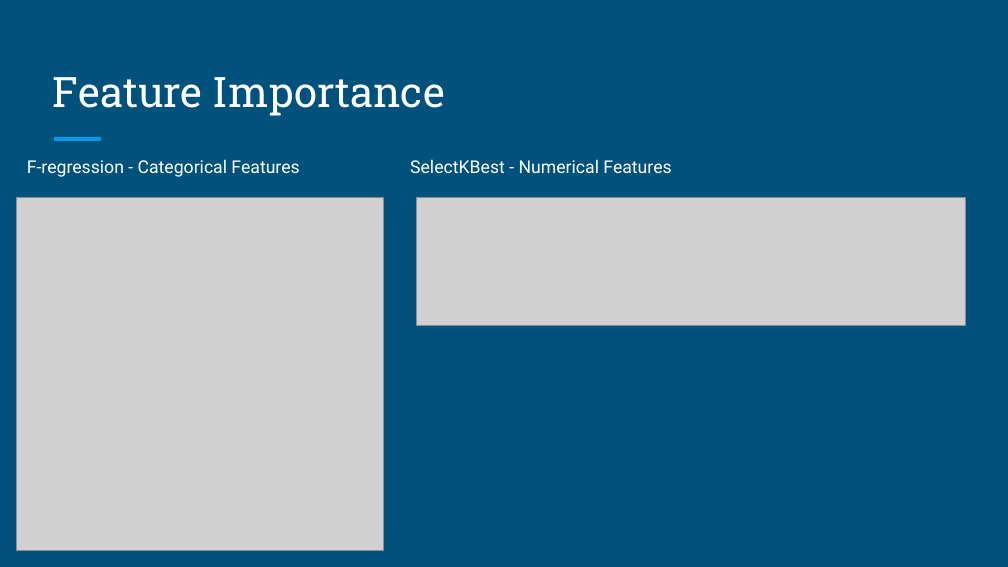
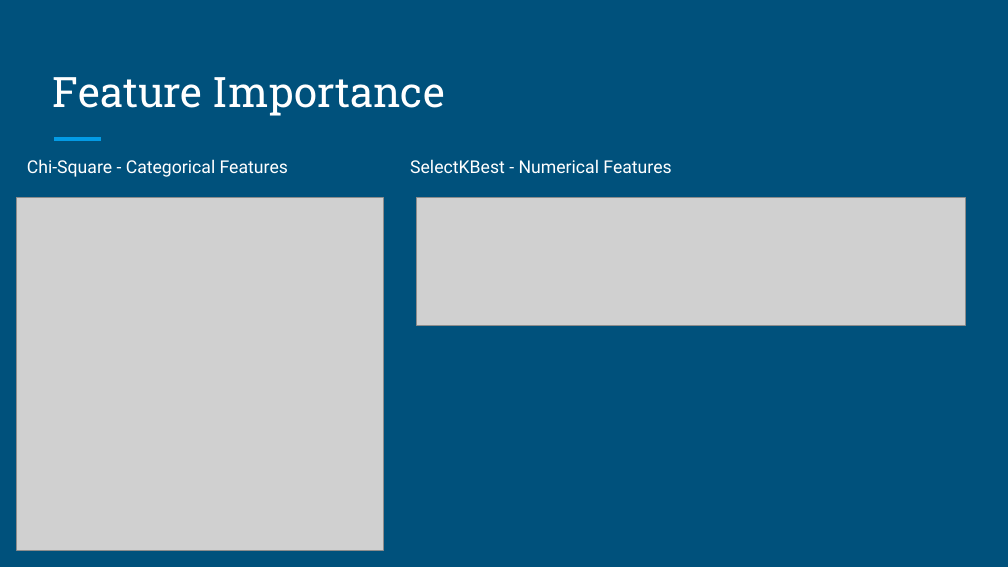
Before and after one commit to tanmayk26/FinalProject-Group3, a slide deck: slide 6 of Final-Group-Presentation/Final-Group-Presentation.pptx. Drawn at 1008x567 pixels with LibreOffice and Linux fonts; fonts in the diff are those of the drawing; grey boxes stand for pictures. Boxes give left, top, right and bottom in pixels: in the first picture for what was removed or moved away, otherwise in the second. Text is boxed around its words. In the diff, an @@ line names an element or a change of style, - is before the commit and + after.

```diff
--- a/Final-Group-Presentation/Final-Group-Presentation.pptx
+++ b/Final-Group-Presentation/Final-Group-Presentation.pptx
@@ text at box(27, 159, 288, 177): text changed @@
-F-regression - Categorical Features
+Chi-Square - Categorical Features
```
Also in this commit, not shown: 1 slide added.
